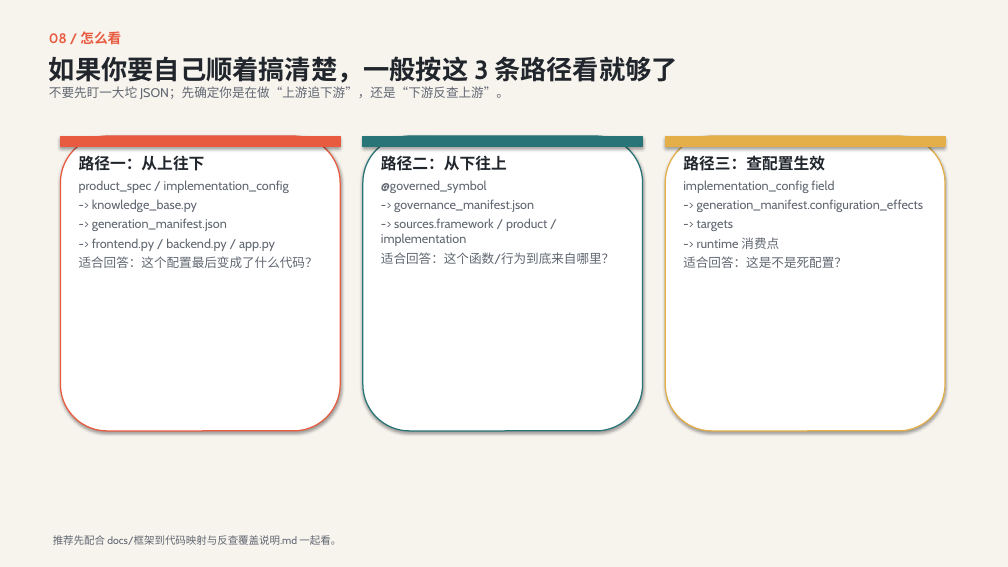
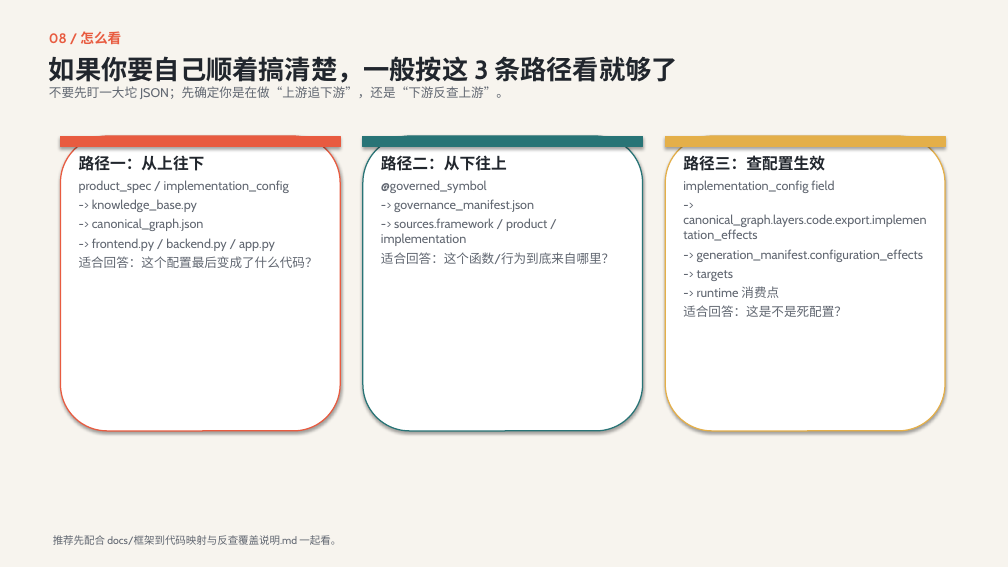
Before and after one commit to xueyu888/framework, a slide deck: slide 9 of docs/presentations/framework-to-code-mapping-cn.pptx. Drawn at 1008x567 pixels with LibreOffice and Linux fonts; fonts in the diff are those of the drawing. Boxes give left, top, right and bottom in pixels: in the first picture for what was removed or moved away, otherwise in the second. Text is boxed around its words. In the diff, an @@ line names an element or a change of style, - is before the commit and + after.

```diff
--- a/docs/presentations/framework-to-code-mapping-cn.pptx
+++ b/docs/presentations/framework-to-code-mapping-cn.pptx
@@ text at <box>92,218,204,231</box>: text changed @@
--> generation_manifest.json
+-> canonical_graph.json
@@ text at <box>683,214,926,241</box>: paragraph added @@
+-> canonical_graph.layers.code.export.implementation_effects
```
Also in this commit, not shown: 6 other slides changed, 40 other files.
